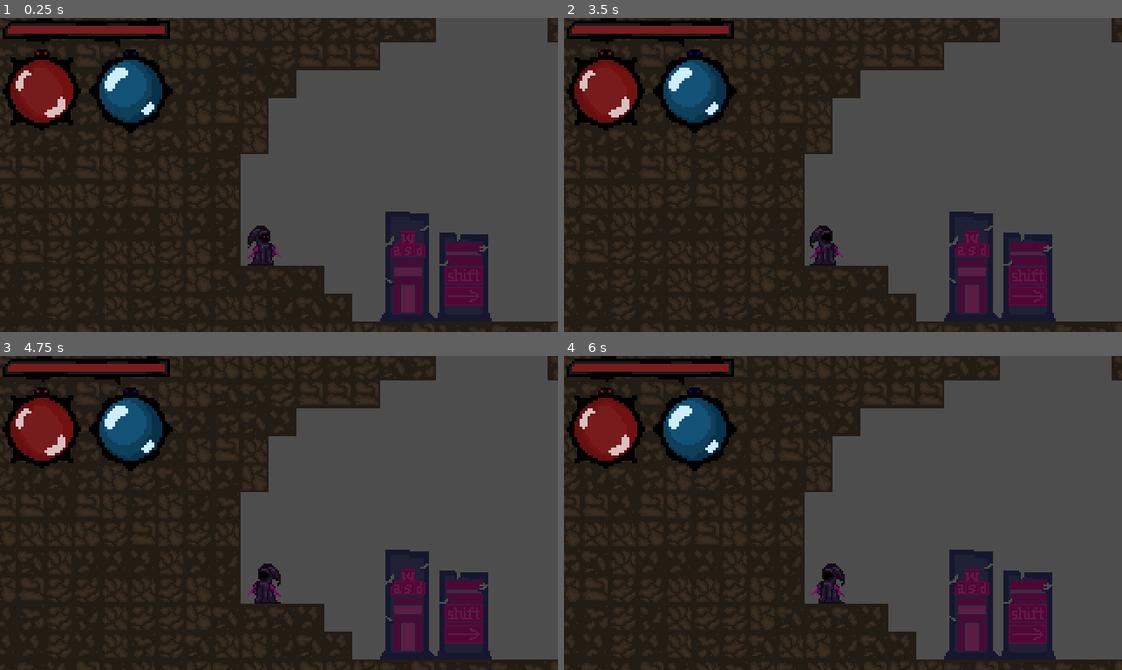
Above: before the commit, frames 1-4 (two rows, left to right).
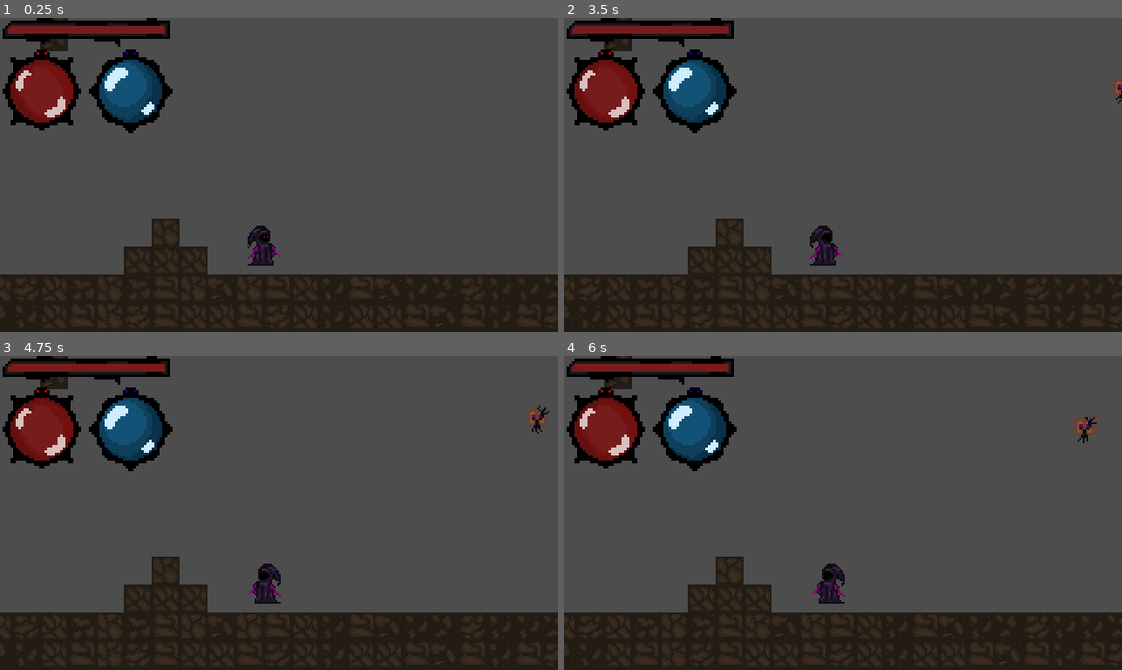
Above: after the commit, the same moments.

Repository: AntonioAguirreSaintGenis/Future_Game
Game: Godot game, scene res://scenes/tutorial.tscn
The game is run twice, just before and just after one commit, with the same random seed, the same clock (stepped at 60 frames per second) and the same inputs. The project has no main scene, so this scene is started directly.
Inputs:
- Up to frame 1 (0.25 s): no input
- Up to frame 2 (3.5 s): tap Enter at 0.5, 2 s; hold D (move_right) 0.53-2.03 s; tap J (attack) at 0.6, 1.55, 2.1, 3.05 s; tap Space (jump) at 0.77, 1.25, 1.52, 2.75, 3.02 s; tap Shift (dash) at 0.8, 1.35, 2.3 s; hold A (move_left) 2.03-2.78 s; hold D (move_right) from 2.78 s (still down); tap K (block) at 2.85 s
- Up to frame 3 (4.75 s): tap Shift (dash) at 3.6 s; tap Space (jump) at 3.77, 4.52 s; release D (move_right) at 4.28 s; hold A (move_left) from 4.28 s (still down); tap R (magic) at 4.35 s; tap J (attack) at 4.55 s
- Up to frame 4 (6 s): release A (move_left) at 5.03 s; hold D (move_right) 5.03-5.78 s; tap Q (potion) at 5.1 s; tap Shift (dash) at 5.3 s; hold A (move_left) from 5.78 s (still down); tap J (attack) at 5.85 s

The runs differ from the first frame. In frame 1, 42% of the frame differs, in the area x 0-100%, y 0-97%; in frame 2, 42%; in frame 3, 42%; in frame 4, 42%.
Error before the commit: Invalid operands 'float' and 'Vector2' in operator '+'. (res://scripts/player.gd:123)
Error after the commit: Invalid operands 'float' and 'Vector2' in operator '+'. (res://scripts/player.gd:129)

Commit message:
Debug session, added collision with enemmies for left/right movement and no collision for up/right. Also aded laser+spirit bullet sinergy

Diff:
--- a/Game/scenes/bosses/boss1.tscn
+++ b/Game/scenes/bosses/boss1.tscn
@@ -496,8 +496,8 @@
 scale_max = 0.3
 
 [node name="CharacterBody2D" type="CharacterBody2D"]
-collision_layer = 8
-collision_mask = 4
+collision_layer = 4
+collision_mask = 8
 script = ExtResource("1_3xons")
 
 [node name="AnimatedSprite2D" type="AnimatedSprite2D" parent="."]
@@ -508,6 +508,7 @@
 shape = SubResource("CapsuleShape2D_narky")
 
 [node name="Hitbox3" parent="." instance=ExtResource("3_8e847")]
+collision_layer = 0
 collision_mask = 3
 monitorable = false
 
@@ -517,6 +518,7 @@
 debug_color = Color(0, 0, 0.807843, 0.419608)
 
 [node name="Hitbox1" parent="." instance=ExtResource("3_8e847")]
+collision_layer = 0
 collision_mask = 2
 monitorable = false
 
@@ -526,6 +528,7 @@
 debug_color = Color(0, 0, 0.866667, 0.419608)
 
 [node name="Hitbox2" parent="." instance=ExtResource("3_8e847")]
+collision_layer = 0
 collision_mask = 2
 monitorable = false
 
@@ -536,6 +539,7 @@
 
 [node name="Hurtbox" type="Area2D" parent="."]
 collision_layer = 4
+collision_mask = 0
 
 [node name="CollisionShape2D" type="CollisionShape2D" parent="Hurtbox"]
 shape = SubResource("CapsuleShape2D_k2x6q")
--- a/Game/scenes/ennemies/enemy1.tscn
+++ b/Game/scenes/ennemies/enemy1.tscn
@@ -275,8 +275,8 @@
 b = Vector2(-17, 0)
 
 [node name="Enemy1" type="CharacterBody2D"]
-collision_layer = 8
-collision_mask = 4
+collision_layer = 4
+collision_mask = 8
 script = ExtResource("1_c1npq")
 
 [node name="AnimatedSprite2D" type="AnimatedSprite2D" parent="."]
@@ -296,6 +296,7 @@
 
 [node name="Hurtbox_enemy1" type="Area2D" parent="."]
 collision_layer = 4
+collision_mask = 0
 monitoring = false
 
 [node name="CollisionShape2D" type="CollisionShape2D" parent="Hurtbox_enemy1"]
@@ -304,6 +305,7 @@
 debug_color = Color(1, 0, 0, 0.419608)
 
 [node name="Hitbox1" parent="." instance=ExtResource("3_l8bl2")]
+collision_layer = 0
 collision_mask = 2
 monitorable = false
 
@@ -313,6 +315,7 @@
 debug_color = Color(0, 0, 1, 0.419608)
 
 [node name="Hitbox2" parent="." instance=ExtResource("3_l8bl2")]
+collision_layer = 0
 collision_mask = 2
 monitorable = false
 
--- a/Game/scenes/ennemies/enemy_2.tscn
+++ b/Game/scenes/ennemies/enemy_2.tscn
@@ -130,8 +130,8 @@
 size = Vector2(10, 9.5)
 
 [node name="Enemy2" type="CharacterBody2D"]
-collision_layer = 8
-collision_mask = 4
+collision_layer = 16
+collision_mask = 8
 script = ExtResource("1_m3fr1")
 
 [node name="AnimatedSprite2D" type="AnimatedSprite2D" parent="."]
@@ -144,6 +144,7 @@
 shape = SubResource("CircleShape2D_0onla")
 
 [node name="Hitbox" parent="." instance=ExtResource("2_gy71a")]
+collision_layer = 0
 collision_mask = 2
 monitorable = false
 
@@ -153,6 +154,7 @@
 
 [node name="Hurtbox_enemy2" type="Area2D" parent="."]
 collision_layer = 4
+collision_mask = 8
 monitoring = false
 
 [node name="CollisionShape2D" type="CollisionShape2D" parent="Hurtbox_enemy2"]
--- a/Game/scenes/player/player.tscn
+++ b/Game/scenes/player/player.tscn
@@ -738,6 +738,7 @@
 
 [node name="Hurtbox_player" type="Area2D" parent="."]
 collision_layer = 2
+collision_mask = 0
 monitoring = false
 
 [node name="CollisionShape2D" type="CollisionShape2D" parent="Hurtbox_player"]
@@ -745,6 +746,7 @@
 debug_color = Color(0.976471, 0, 0, 0.419608)
 
 [node name="Hitbox" parent="." instance=ExtResource("3_4m575")]
+collision_layer = 0
 collision_mask = 4
 monitorable = false
 
--- a/Game/scenes/spells/fire.tscn
+++ b/Game/scenes/spells/fire.tscn
@@ -141,17 +141,25 @@
 [sub_resource type="RectangleShape2D" id="RectangleShape2D_bb1i7"]
 size = Vector2(48, 56)
 
+[sub_resource type="SegmentShape2D" id="SegmentShape2D_xjc5a"]
+a = Vector2(-6, 3)
+b = Vector2(15, 3)
+
 [node name="Fire" type="Area2D"]
+collision_layer = 0
+collision_mask = 8
 script = ExtResource("1_bwtdb")
 metadata/damage = 1
 
 [node name="AnimatedSprite2D" type="AnimatedSprite2D" parent="."]
 sprite_frames = SubResource("SpriteFrames_6eams")
 animation = &"fire"
+frame = 17
 frame_progress = 1.0
 offset = Vector2(50, -20)
 
 [node name="Hitbox" parent="." instance=ExtResource("2_ejqt4")]
+collision_layer = 0
 collision_mask = 4
 
 [node name="CollisionShape2D" type="CollisionShape2D" parent="Hitbox"]
@@ -160,3 +168,9 @@
 debug_color = Color(0, 0, 1, 0.419608)
 
 [node name="Timer" type="Timer" parent="."]
+
+[node name="CollisionShape2D" type="CollisionShape2D" parent="."]
+position = Vector2(45, 6)
+shape = SubResource("SegmentShape2D_xjc5a")
+
+[connection signal="body_entered" from="." to="." method="_on_body_entered"]
--- a/Game/scenes/spells/laser+fire.tscn
+++ b/Game/scenes/spells/laser+fire.tscn
@@ -152,6 +152,7 @@
 offset = Vector2(70, 0)
 
 [node name="Hitbox" parent="." instance=ExtResource("2_e8s10")]
+collision_layer = 0
 collision_mask = 4
 
 [node name="CollisionShape2D" type="CollisionShape2D" parent="Hitbox"]
--- /dev/null
+++ b/Game/scenes/spells/laser+spirit_bullet.tscn
@@ -0,0 +1,222 @@
+[gd_scene load_steps=30 format=3 uid="uid://b15ucpakdtyct"]
+
+[ext_resource type="Script" path="res://scripts/laser+spirit_bullet.gd" id="1_7xist"]
+[ext_resource type="PackedScene" uid="uid://bj5nf3j55pidt" path="res://scenes/hitbox.tscn" id="2_fpcq7"]
+[ext_resource type="Texture2D" uid="uid://dgt66lqd38weu" path="res://assets/sprites/spells/laser+spirit_bullet_spritesheet.png" id="3_ae8ju"]
+
+[sub_resource type="CircleShape2D" id="CircleShape2D_x4uyp"]
+radius = 4.0
+
+[sub_resource type="AtlasTexture" id="AtlasTexture_q7kbm"]
+atlas = ExtResource("3_ae8ju")
+region = Rect2(0, 64, 32, 32)
+
+[sub_resource type="AtlasTexture" id="AtlasTexture_2rsxv"]
+atlas = ExtResource("3_ae8ju")
+region = Rect2(32, 64, 32, 32)
+
+[sub_resource type="AtlasTexture" id="AtlasTexture_47ywb"]
+atlas = ExtResource("3_ae8ju")
+region = Rect2(64, 64, 32, 32)
+
+[sub_resource type="AtlasTexture" id="AtlasTexture_qi37k"]
+atlas = ExtResource("3_ae8ju")
+region = Rect2(96, 64, 32, 32)
+
+[sub_resource type="AtlasTexture" id="AtlasTexture_g3lm0"]
+atlas = ExtResource("3_ae8ju")
+region = Rect2(128, 64, 32, 32)
+
+[sub_resource type="AtlasTexture" id="AtlasTexture_g24qe"]
+atlas = ExtResource("3_ae8ju")
+region = Rect2(160, 64, 32, 32)
+
+[sub_resource type="AtlasTexture" id="AtlasTexture_2g4pd"]
+atlas = ExtResource("3_ae8ju")
+region = Rect2(192, 64, 32, 32)
+
+[sub_resource type="AtlasTexture" id="AtlasTexture_gtmh4"]
+atlas = ExtResource("3_ae8ju")
+region = Rect2(0, 32, 32, 32)
+
+[sub_resource type="AtlasTexture" id="AtlasTexture_yhaha"]
+atlas = ExtResource("3_ae8ju")
+region = Rect2(32, 32, 32, 32)
+
+[sub_resource type="AtlasTexture" id="AtlasTexture_7i3ww"]
+atlas = ExtResource("3_ae8ju")
+region = Rect2(64, 32, 32, 32)
+
+[sub_resource type="AtlasTexture" id="AtlasTexture_ogcuf"]
+atlas = ExtResource("3_ae8ju")
+region = Rect2(96, 32, 32, 32)
+
+[sub_resource type="AtlasTexture" id="AtlasTexture_8nu8g"]
+atlas = ExtResource("3_ae8ju")
+region = Rect2(128, 32, 32, 32)
+
+[sub_resource type="AtlasTexture" id="AtlasTexture_trbea"]
+atlas = ExtResource("3_ae8ju")
+region = Rect2(160, 32, 32, 32)
+
+[sub_resource type="AtlasTexture" id="AtlasTexture_m8s6x"]
+atlas = ExtResource("3_ae8ju")
+region = Rect2(192, 32, 32, 32)
+
+[sub_resource type="AtlasTexture" id="AtlasTexture_tm3if"]
+atlas = ExtResource("3_ae8ju")
+region = Rect2(224, 32, 32, 32)
+
+[sub_resource type="AtlasTexture" id="AtlasTexture_4qdvx"]
+atlas = ExtResource("3_ae8ju")
+region = Rect2(0, 0, 32, 32)
+
+[sub_resource type="AtlasTexture" id="AtlasTexture_pw6q1"]
+atlas = ExtResource("3_ae8ju")
+region = Rect2(32, 0, 32, 32)
+
+[sub_resource type="AtlasTexture" id="AtlasTexture_0xsx5"]
+atlas = ExtResource("3_ae8ju")
+region = Rect2(64, 0, 32, 32)
+
+[sub_resource type="AtlasTexture" id="AtlasTexture_socxo"]
+atlas = ExtResource("3_ae8ju")
+region = Rect2(96, 0, 32, 32)
+
+[sub_resource type="AtlasTexture" id="AtlasTexture_b3w63"]
+atlas = ExtResource("3_ae8ju")
+region = Rect2(128, 0, 32, 32)
+
+[sub_resource type="AtlasTexture" id="AtlasTexture_wq3rt"]
+atlas = ExtResource("3_ae8ju")
+region = Rect2(160, 0, 32, 32)
+
+[sub_resource type="AtlasTexture" id="AtlasTexture_s4l0b"]
+atlas = ExtResource("3_ae8ju")
+region = Rect2(192, 0, 32, 32)
+
+[sub_resource type="AtlasTexture" id="AtlasTexture_wt68d"]
+atlas = ExtResource("3_ae8ju")
+region = Rect2(224, 0, 32, 32)
+
+[sub_resource type="SpriteFrames" id="SpriteFrames_ko0mj"]
+animations = [{
+"frames": [{
+"duration": 1.0,
+"texture": SubResource("AtlasTexture_q7kbm")
+}, {
+"duration": 1.0,
+"texture": SubResource("AtlasTexture_2rsxv")
+}, {
+"duration": 1.0,
+"texture": SubResource("AtlasTexture_47ywb")
+}, {
+"duration": 1.0,
+"texture": SubResource("AtlasTexture_qi37k")
+}, {
+"duration": 1.0,
+"texture": SubResource("AtlasTexture_g3lm0")
+}, {
+"duration": 1.0,
+"texture": SubResource("AtlasTexture_g24qe")
+}, {
+"duration": 1.0,
+"texture": SubResource("AtlasTexture_2g4pd")
+}],
+"loop": false,
+"name": &"collide",
+"speed": 10.0
+}, {
+"frames": [{
+"duration": 1.0,
+"texture": SubResource("AtlasTexture_gtmh4")
+}, {
+"duration": 1.0,
+"texture": SubResource("AtlasTexture_yhaha")
+}, {
+"duration": 1.0,
+"texture": SubResource("AtlasTexture_7i3ww")
+}, {
+"duration": 1.0,
+"texture": SubResource("AtlasTexture_ogcuf")
+}, {
+"duration": 1.0,
+"texture": SubResource("AtlasTexture_8nu8g")
+}, {
+"duration": 1.0,
+"texture": SubResource("AtlasTexture_trbea")
+}, {
+"duration": 1.0,
+"texture": SubResource("AtlasTexture_m8s6x")
+}, {
+"duration": 1.0,
+"texture": SubResource("AtlasTexture_tm3if")
+}],
+"loop": true,
+"name": &"move",
+"speed": 10.0
+}, {
+"frames": [{
+"duration": 1.0,
+"texture": SubResource("AtlasTexture_4qdvx")
+}, {
+"duration": 1.0,
+"texture": SubResource("AtlasTexture_pw6q1")
+}, {
+"duration": 1.0,
+"texture": SubResource("AtlasTexture_0xsx5")
+}, {
+"duration": 1.0,
+"texture": SubResource("AtlasTexture_socxo")
+}, {
+"duration": 1.0,
+"texture": SubResource("AtlasTexture_b3w63")
+}, {
+"duration": 1.0,
+"texture": SubResource("AtlasTexture_wq3rt")
+}, {
+"duration": 1.0,
+"texture": SubResource("AtlasTexture_s4l0b")
+}, {
+"duration": 1.0,
+"texture": SubResource("AtlasTexture_wt68d")
+}],
+"loop": false,
+"name": &"start",
+"speed": 10.0
+}]
+
+[sub_resource type="CircleShape2D" id="CircleShape2D_58epa"]
+radius = 4.0
+
+[node name="laser+spirit_bullet" type="Area2D"]
+collision_layer = 0
+collision_mask = 8
+script = ExtResource("1_7xist")
+
+[node name="Timer" type="Timer" parent="."]
+
+[node name="Timer2" type="Timer" parent="."]
+
+[node name="Hitbox" parent="." instance=ExtResource("2_fpcq7")]
+collision_layer = 0
+collision_mask = 4
+
+[node name="CollisionShape2D" type="CollisionShape2D" parent="Hitbox"]
+position = Vector2(0, 2)
+shape = SubResource("CircleShape2D_x4uyp")
+debug_color = Color(0, 0, 1, 0.419608)
+
+[node name="AnimatedSprite2D" type="AnimatedSprite2D" parent="."]
+sprite_frames = SubResource("SpriteFrames_ko0mj")
+animation = &"collide"
+
+[node name="Timer3" type="Timer" parent="."]
+
+[node name="CollisionShape2D" type="CollisionShape2D" parent="."]
+position = Vector2(0, 2)
+shape = SubResource("CircleShape2D_58epa")
+
+[connection signal="body_entered" from="." to="." method="_on_body_entered"]
+[connection signal="timeout" from="Timer2" to="." method="_on_timer_2_timeout"]
+[connection signal="timeout" from="Timer3" to="." method="_on_timer_3_timeout"]
--- a/Game/scenes/spells/laser.tscn
+++ b/Game/scenes/spells/laser.tscn
@@ -153,6 +153,7 @@
 offset = Vector2(80, 0)
 
 [node name="Hitbox" parent="." instance=ExtResource("3_n1qn8")]
+collision_layer = 0
 collision_mask = 4
 
 [node name="CollisionShape2D" type="CollisionShape2D" parent="Hitbox"]
--- a/Game/scenes/spells/spirit_bullet.tscn
+++ b/Game/scenes/spells/spirit_bullet.tscn
@@ -5,7 +5,7 @@
 [ext_resource type="Texture2D" uid="uid://vds1y0b3ur34" path="res://assets/sprites/spells/spirit_bullet_spritesheet.png" id="2_gwmjh"]
 
 [sub_resource type="RectangleShape2D" id="RectangleShape2D_1okg0"]
-size = Vector2(7, 5)
+size = Vector2(10.5, 6)
 
 [sub_resource type="AtlasTexture" id="AtlasTexture_1qhyc"]
 atlas = ExtResource("2_gwmjh")
@@ -194,18 +194,19 @@
 }]
 
 [sub_resource type="RectangleShape2D" id="RectangleShape2D_u5kuy"]
-size = Vector2(7, 5)
+size = Vector2(8, 4)
 
 [node name="spirit_bullet" type="Area2D"]
-collision_layer = 15
+collision_layer = 0
 collision_mask = 15
 script = ExtResource("1_q0cpr")
 
 [node name="Hitbox" parent="." instance=ExtResource("1_7lb00")]
+collision_layer = 0
 collision_mask = 4
 
 [node name="CollisionShape2D" type="CollisionShape2D" parent="Hitbox"]
-position = Vector2(-1.5, 1.5)
+position = Vector2(-2, 1)
 shape = SubResource("RectangleShape2D_1okg0")
 debug_color = Color(0, 0, 1, 0.419608)
 
@@ -216,7 +217,7 @@
 [node name="Timer" type="Timer" parent="."]
 
 [node name="CollisionShape2D" type="CollisionShape2D" parent="."]
-position = Vector2(-1.5, 1.5)
+position = Vector2(-2, 1)
 shape = SubResource("RectangleShape2D_u5kuy")
 
 [connection signal="area_entered" from="." to="." method="_on_area_entered"]
--- a/Game/scenes/tutorial.tscn
+++ b/Game/scenes/tutorial.tscn
@@ -311,8 +311,8 @@
 14:9/0/physics_layer_0/angular_velocity = 0.0
 
 [sub_resource type="TileSet" id="TileSet_6h4gt"]
-physics_layer_0/collision_layer = 15
-physics_layer_0/collision_mask = 15
+physics_layer_0/collision_layer = 31
+physics_layer_0/collision_mask = 31
 sources/0 = SubResource("TileSetAtlasSource_3n1ul")
 
 [sub_resource type="RectangleShape2D" id="RectangleShape2D_4bt3w"]
@@ -337,7 +337,7 @@
 [node name="TileMap" type="TileMap" parent="."]
 tile_set = SubResource("TileSet_6h4gt")
 format = 2
-layer_0/tile_data = PackedInt32Array(0, 196608, 15, 1, 19660 …(67037 unchanged characters)… 769485, 327680, 15, -1769486, 131072, 15)
+layer_0/tile_data = PackedInt32Array(0, 196608, 15, 1, 19660 …(67037 unchanged characters)… 769485, 327680, 15, -1769486, 131072, 15, -393191, 196608, 15, -458726, 196608, 15)
 
 [node name="Spikes1" parent="." instance=ExtResource("2_c6m1y")]
 position = Vector2(648, -38)
@@ -347,7 +347,7 @@
 shape = SubResource("RectangleShape2D_4bt3w")
 
 [node name="Player" parent="." instance=ExtResource("3_io40x")]
-position = Vector2(-35, -43)
+position = Vector2(1104, -16)
 
 [node name="Camera2D" parent="Player" instance=ExtResource("4_sma6o")]
 position = Vector2(-151, -131)
--- a/Game/scripts/boss1.gd
+++ b/Game/scripts/boss1.gd
@@ -144,12 +144,12 @@
 func attack2():
 	direction = sign(target.global_position.x - global_position.x)
 	damage = 2
-	collision_layer = 4
+	#collision_layer = 4
 	hitbox = hitbox2
 	animated_sprite.play("attack3-1")
 	while not is_on_floor():
 		await get_tree().physics_frame
-	collision_layer = 1
+	#collision_layer = 1
 	animated_sprite.play("attack3-2")
 	timer.start(0.5)
 	timer_start = true
--- a/Game/scripts/enemy.gd
+++ b/Game/scripts/enemy.gd
@@ -86,6 +86,7 @@
 	return can_be_hit
 
 func take_damage(damage):
+	print(2)
 	can_be_hit = false
 	timer2.start(1)
 	health -= damage
--- a/Game/scripts/fire.gd
+++ b/Game/scripts/fire.gd
@@ -7,14 +7,18 @@
 var damage = 1
 var offset = 50
 var cost = 3
+var on_floor = false
 
 
 # Called every frame. 'delta' is the elapsed time since the previous frame.
 func _process(delta):
 	if spell_cast:
 		hitbox.hit(damage)
+		if not on_floor:
+			position.y += 1
 
 func start_spell(player):
+	visible = false
 	spell_cast = true
 	if not player.animated_sprite.flip_h:
 		animated_sprite.flip_h = false
@@ -26,7 +30,14 @@
 		hitbox.scale.x = -1
 	position.y = player.position.y
 	position.x = player.position.x
+
+func next():
 	animated_sprite.play()
 	timer.start(1.8)
 	await timer.timeout
 	queue_free()
+
+func _on_body_entered(body):
+	on_floor = true
+	visible = true
+	next()
--- a/Game/scripts/laser+fire.gd
+++ b/Game/scripts/laser+fire.gd
@@ -26,6 +26,6 @@
 	position.y = player.position.y
 	position.x = player.position.x
 	animated_sprite.play()
-	timer.statr(1.8)
+	timer.start(1.8)
 	await timer.timeout
 	queue_free()
--- /dev/null
+++ b/Game/scripts/laser+spirit_bullet.gd
@@ -0,0 +1,63 @@
+extends Area2D
+
+@onready var animated_sprite = $AnimatedSprite2D
+@onready var collision = $CollisionShape2D
+@onready var hitbox = $Hitbox
+@onready var timer = $Timer
+@onready var timer2 = $Timer2
+@onready var timer3 = $Timer3
+var spell_cast = false
+var work = true
+var damage = 1
+var offset = 20
+var cost = 5
+var speed = 35
+var direction = 0
+var player = null
+var name_laser = load("res://scenes/spells/laser.tscn")
+
+# Called every frame. 'delta' is the elapsed time since the previous frame.
+func _process(delta):
+	if spell_cast and work:
+		position.x += speed * delta * direction
+	hitbox.hit(damage)
+
+func start_spell(_player):
+	player = _player
+	timer2.start(10)
+	timer3.start(randi_range(1, 3))
+	if not player.animated_sprite.flip_h:
+		direction = 1
+	else:
+		direction = -1
+	scale.x = direction
+	global_position.y = player.global_position.y
+	global_position.x = player.global_position.x + (20 * direction)
+	animated_sprite.play("start")
+	timer.start(0.8)
+	await timer.timeout
+	animated_sprite.play("move")
+	spell_cast = true
+
+func _on_timer_2_timeout():
+	spell_cast = false
+	timer.start(0.8)
+	animated_sprite.play("collide")
+	await timer.timeout
+	queue_free()
+
+
+func _on_timer_3_timeout():
+	var laser = name_laser.instantiate()
+	spell_cast = false
+	get_parent().add_child(laser)
+	laser.rotation += randf_range(0.0, 360.0)
+	laser.offset = 61
+	laser.start_spell(self)
+	timer3.start(randi_range(3, 4))
+	timer.start(0.5)
+	await timer.timeout
+	spell_cast = true
+
+func _on_body_entered(body):
+	work = false
--- a/Game/scripts/laser.gd
+++ b/Game/scripts/laser.gd
@@ -26,6 +26,6 @@
 	position.y = player.position.y
 	position.x = player.position.x
 	animated_sprite.play()
-	timer.statr(1.8)
+	timer.start(1.8)
 	await timer.timeout
 	queue_free()
--- a/Game/scripts/player.gd
+++ b/Game/scripts/player.gd
@@ -50,6 +50,12 @@
 	hurtbox.monitorable = true
 
 func _physics_process(delta):
+	if state != "dash":
+		if is_on_floor():
+			collision_mask = 1 + 4
+		else:
+			collision_mask = 1
+
 	#x velocity
 	direction = Input.get_axis("move_left", "move_right")
 	if priority != 0:
@@ -80,7 +86,7 @@
 				priority = 3
 				wall()
 	else:
-			velocity.x = move_toward(velocity.x, 0, SPEED*delta*2)
+		velocity.x = move_toward(velocity.x, 0, SPEED*delta*2)
 
 
 	#y velocity
--- a/Game/scripts/spirit_bullet.gd
+++ b/Game/scripts/spirit_bullet.gd
@@ -5,6 +5,7 @@
 @onready var hitbox = $Hitbox
 @onready var timer = $Timer
 var spell_cast = false
+var do_damage = false
 var damage = 1
 var offset = 20
 var cost = 1
@@ -15,8 +16,9 @@
 # Called every frame. 'delta' is the elapsed time since the previous frame.
 func _process(delta):
 	if spell_cast:
-		#hitbox.hit(damage)
 		position.x += speed * delta * direction
+	if do_damage:
+		hitbox.hit(damage)
 
 func start_spell(_player):
 	player = _player
@@ -35,7 +37,7 @@
 
 func _on_body_entered(body):
 	if body != player:
-		hitbox.hit(damage)
+		do_damage = true
 		spell_cast = false
 		timer.start(0.8)
 		animated_sprite.play("collide")
Binary file added: Game/assets/sprites/spells/laser+spirit_bullet_spritesheet.png
Not shown, added: Game/assets/sprites/spells/laser+spirit_bullet_spritesheet.png.import
Not shown: 1 places in Game/scenes/spells/fire.tscn that only renumber resources
